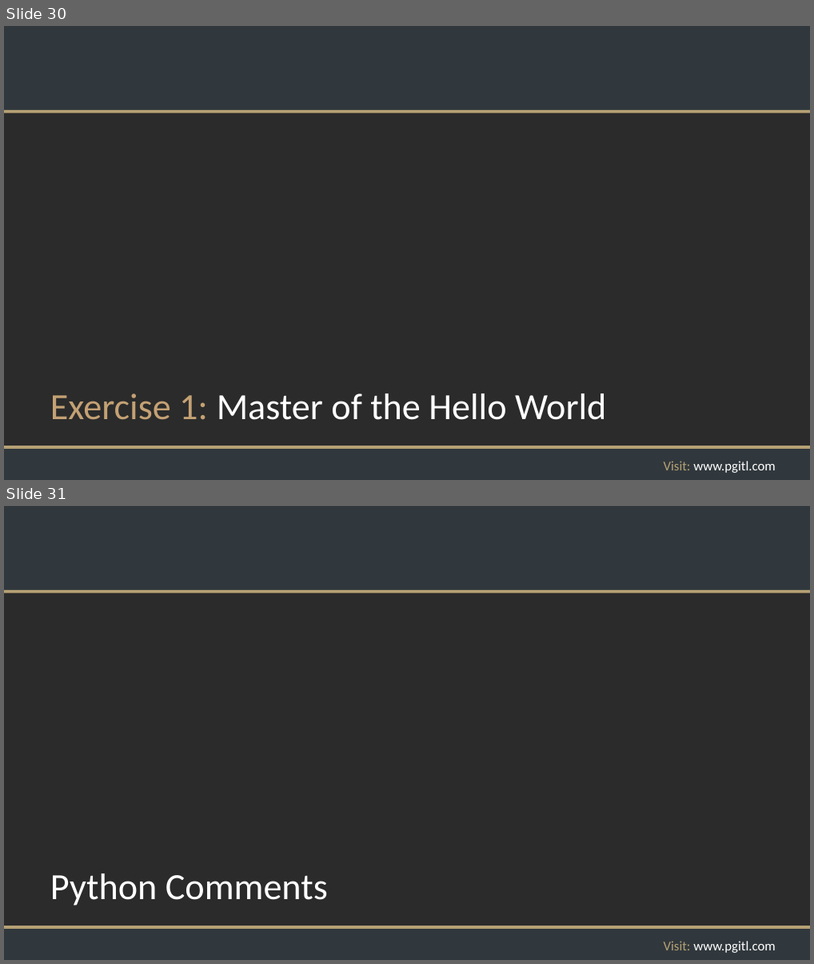
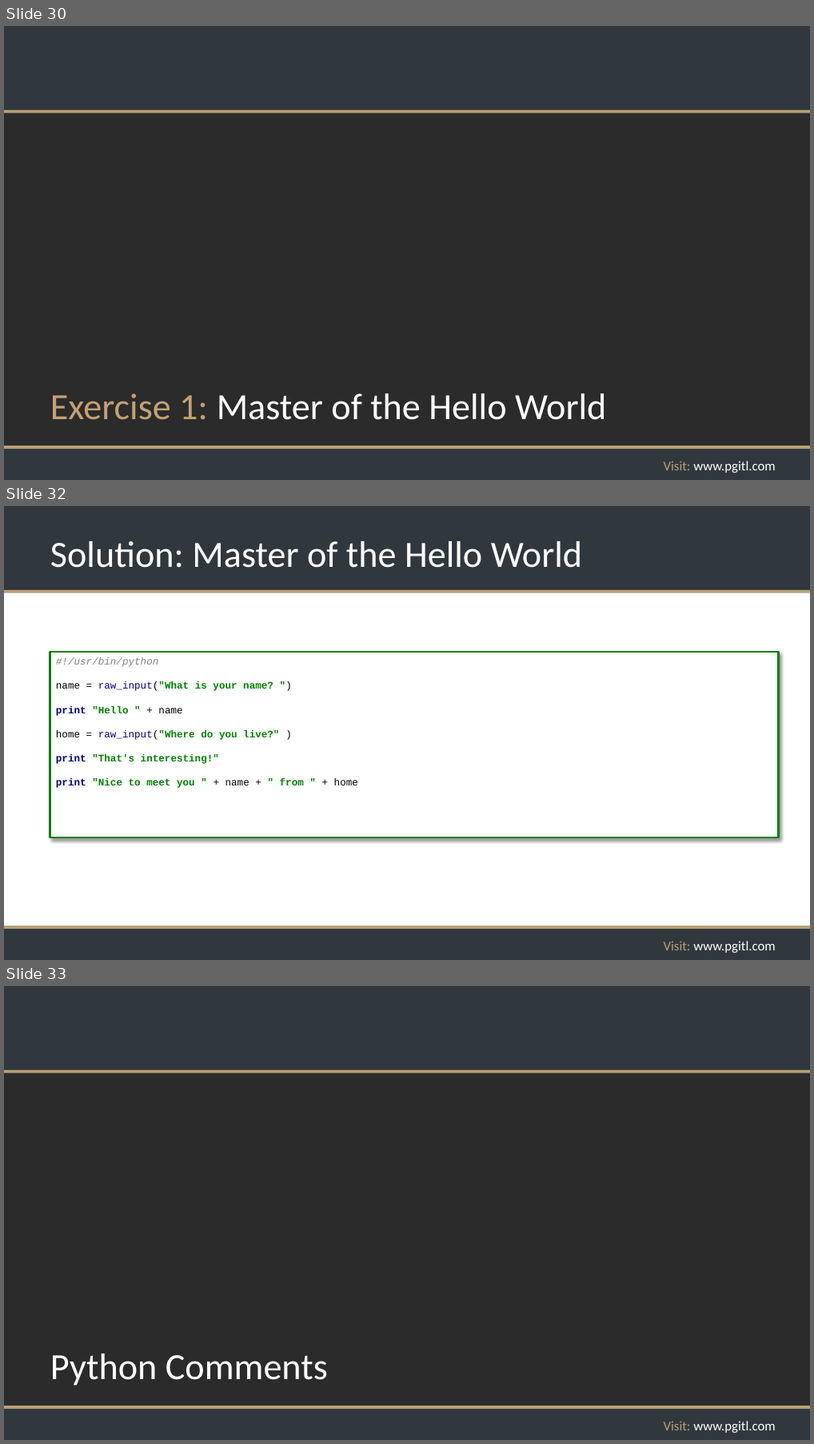
Before and after one commit to rikkouri/project-a, a slide deck: Programming Foundations.pptx. Shown one above the other, each under a label of ours: slides 30 and 31 before the commit, slides 30, 32 and 33 after it; the slides between them are not shown. The pictures are 814x964 and 814x1444 pixels, drawn with LibreOffice and Linux fonts; fonts in the diff are those of the drawing; background and template pictures are left out; a plain dark background stands for a picture behind light text. Boxes give left, top, right and bottom in pixels: in the first picture for what was removed or moved away, otherwise in the second. Text is boxed around its words. In the diff, an @@ line names an element or a change of style, - is before the commit and + after.

Commit message:
Hello World exercise

```diff
--- a/Programming Foundations.pptx
+++ b/Programming Foundations.pptx
@@ slide 32 added at box(4, 506, 810, 960), background #FFFFFF; not listed: 5 template elements that a slide beside it also shows @@
@@ title added at box(50, 541, 582, 568), 44 pt, text #FFFFFF @@
+Solution: Master of the Hello World
@@ rectangle added at box(50, 652, 779, 837), fill #FFFFFF, outline #008000 2.25 pt, 12 pt, text #008000, bold @@
+#!/usr/bin/python
+name = raw_input("What is your name? ")
+print "Hello " + name
+home = raw_input("Where do you live?" )
+print "That's interesting!"
+print "Nice to meet you " + name + " from " + home
@@ what was slide 31 is now slide 33 @@
```
Also in this commit, not shown: 1 other slide added.
